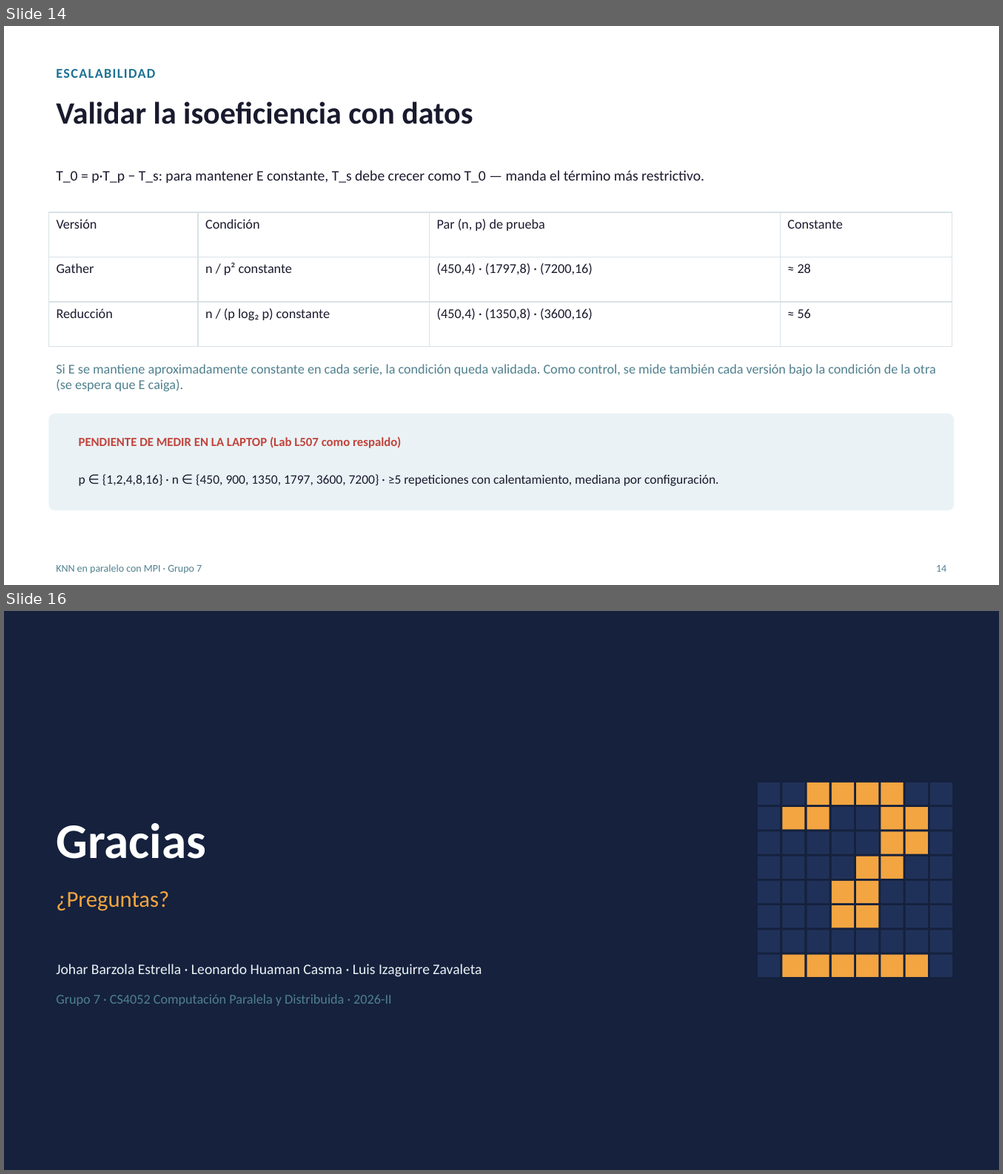
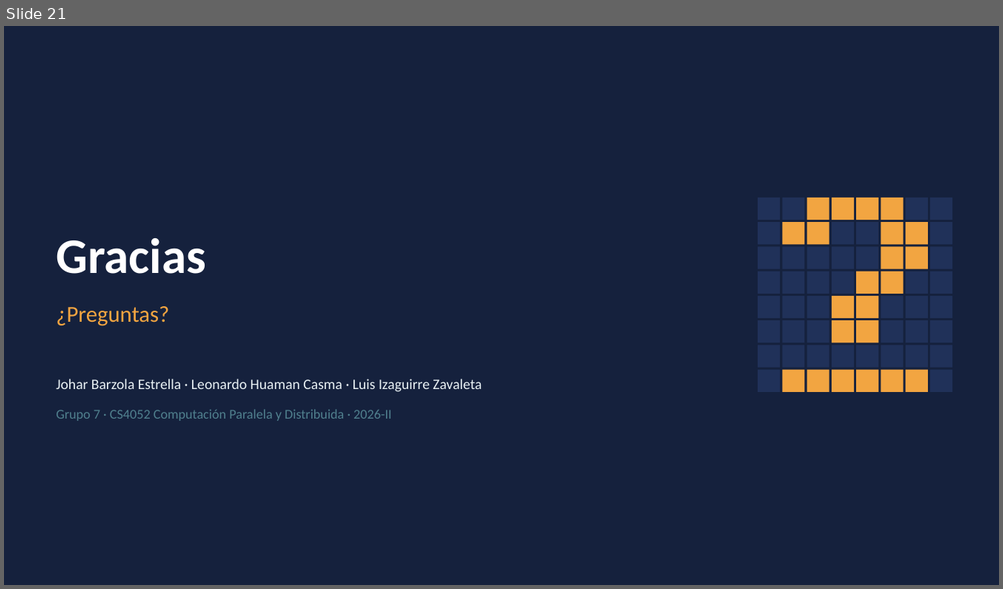
Before and after one commit to LuisIZ/Proyecto_CPD, a slide deck: docs/presentation/Presentacion-Entrega-Final.pptx. Shown one above the other, each under a label of ours: slides 14 and 16 before the commit, slide 21 after it; the slides between them are not shown. The pictures are 1003x1174 and 1003x589 pixels, drawn with LibreOffice and Linux fonts; fonts in the diff are those of the drawing. Boxes give left, top, right and bottom in pixels: in the first picture for what was removed or moved away, otherwise in the second. Text is boxed around its words. In the diff, an @@ line names an element or a change of style, - is before the commit and + after.

```diff
--- a/docs/presentation/Presentacion-Entrega-Final.pptx
+++ b/docs/presentation/Presentacion-Entrega-Final.pptx
@@ slide 14 removed at (4,26,999,585), background #FFFFFF @@
@@ text removed at (56,69,155,78) @@
-ESCALABILIDAD
@@ text removed at (56,101,472,124) @@
-Validar la isoeficiencia con datos
@@ text removed at (56,170,704,183) @@
-T_0 = p·T_p − T_s: para mantener E constante, T_s debe crecer como T_0 — manda el término más restrictivo.
@@ table removed at (48,212,951,323), 3 rows, 4 columns @@
-Versión | Condición | Par (n, p) de prueba | Constante
-Gather | n / p² constante | (450,4) · (1797,8) · (7200,16) | ≈ 28
-Reducción | n / (p log₂ p) constante | (450,4) · (1350,8) · (3600,16) | ≈ 56
@@ text removed at (56,364,935,392) @@
-Si E se mantiene aproximadamente constante en cada serie, la condición queda validada. Como control, se mide también cada versión bajo la condición de la otra (se espera que E caiga).
@@ rounded rectangle removed at (48,414,954,511) @@
@@ text removed at (79,437,401,449) @@
-PENDIENTE DE MEDIR EN LA LAPTOP (Lab L507 como respaldo)
@@ text removed at (79,474,718,486) @@
-p ∈ {1,2,4,8,16} · n ∈ {450, 900, 1350, 1797, 3600, 7200} · ≥5 repeticiones con calentamiento, mediana por configuración.
@@ text removed at (56,565,202,574) @@
-KNN en paralelo con MPI · Grupo 7
@@ text removed at (936,565,946,572) @@
-14
@@ what was slide 16 is now slide 21 @@
```
Also in this commit, not shown: 13 slides changed, 7 slides added, 1 other slide removed, 2 other files.
